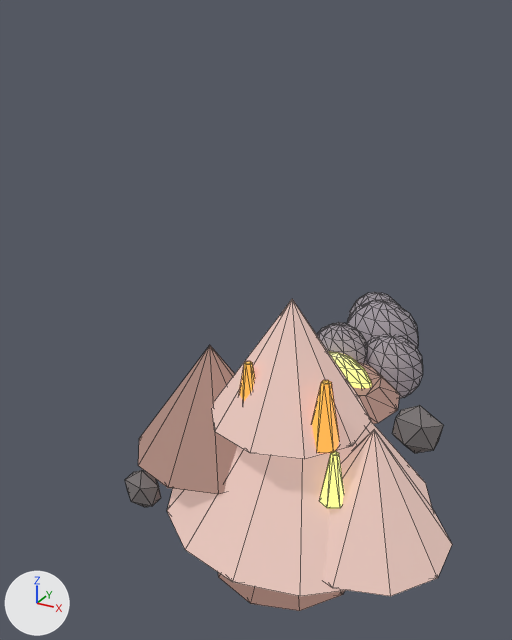
Two versions of the glTF model assets/procedural/pretty/volcano.glb, one commit apart.
Rendered twice from a 50 mm lens placed at (3.46, -6.41, 5.22), pointed at (-0.64, 1.05, 1.49). Lighting does not change. The marker at lower left points along +X, +Y and +Z. The picture after the commit comes second. Mesh edges are drawn as thin lines. Where no turn or scale is listed for an object, it has been applied to the vertices. Vertices at exactly the same position are counted once.

In view in the first picture: 'ash1', 'ash2', 'body_back', 'body_front', 'body_l', 'body_main', 'body_r', 'crater_rim', 'lava_pit', 'smoke1', 'smoke2', 'smoke3', 'smoke4', 'stream1', 'stream3', 'stream4'.
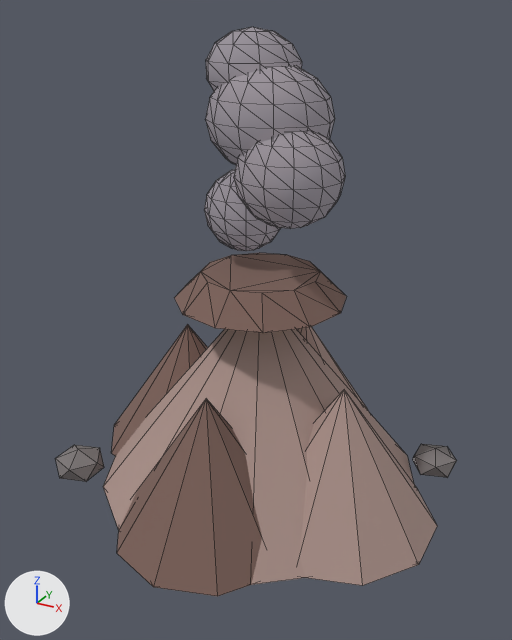
Where the newer file only moved an object's origin or applied its transform, the numbers keep the older frame.

Pixel boxes (x1, y1, x2, y2) of what changed, in the pictures (512 x 640 px):
'body_main', recoloured, surface changed, moved
    before: (167, 422, 432, 596)
    after: (103, 329, 414, 585)
'body_back', recoloured, surface changed, moved
    before: (218, 573, 345, 611)
    after: (117, 399, 262, 596)
'body_r', recoloured, surface changed, moved
    before: (324, 430, 452, 596)
    after: (300, 390, 437, 586)
'body_front', recoloured, surface changed, moved
    before: (212, 299, 371, 459)
    after: (297, 327, 369, 412)
'body_l', recoloured, surface changed, moved
    before: (138, 346, 238, 494)
    after: (112, 324, 208, 456)
'crater_rim', recoloured, surface changed, moved
    before: (353, 362, 399, 424)
    after: (175, 253, 347, 333)
'smoke2', moved, rescaled
    before: (364, 335, 423, 399)
    after: (234, 131, 345, 229)
'smoke3', moved, rescaled
    before: (347, 300, 418, 348)
    after: (206, 65, 335, 165)
'smoke1', moved
    before: (317, 322, 367, 363)
    after: (204, 169, 281, 251)
'smoke4', moved, rescaled
    before: (349, 292, 400, 316)
    after: (206, 27, 302, 91)
'ash1', moved, rescaled (17% narrower, 29% shorter)
    before: (392, 405, 444, 453)
    after: (413, 444, 456, 478)
'ash2', moved, rescaled (35% wider)
    before: (125, 470, 161, 507)
    after: (55, 445, 104, 482)
'stream1', recoloured, surface changed
    both: (312, 380, 339, 453)
'stream3', recoloured, surface changed
    both: (320, 451, 344, 508)
'lava_pit', recoloured, surface changed, moved, rescaled (not visible afterwards)
    before: (329, 352, 372, 388)
'stream4', recoloured, surface changed
    both: (239, 361, 255, 402)

What the commit changed:
In material 'vol_rock' (mat_vol_rock), emission_color is no longer (0.4, 0.28, 0.25), beige #aa9089.
In material 'vol_rock' (mat_vol_rock), emission_strength is no longer 1.0.
In material 'vol_rock_dark' (mat_vol_rock_dark), emission_color is no longer (0.2, 0.12, 0.1), brown #7c6159.
In material 'vol_rock_dark' (mat_vol_rock_dark), emission_strength is no longer 1.0.
In material 'vol_lava' (mat_vol_lava), emission_color is no longer (1.0, 0.3, 0.05), orange #ff953f.
In material 'vol_lava' (mat_vol_lava), emission_strength is no longer 1.0.
In material 'vol_lava_hot' (mat_vol_lava_hot), emission_color is no longer (1.0, 0.85, 0.2), yellow #ffed7c.
In material 'vol_lava_hot' (mat_vol_lava_hot), emission_strength is no longer 1.0.
me_球体_001 is used by ob_lava_pit; location (0.0, 2.4, 0.0).
me_球体_001 had 100 vertices, 196 faces and spanned x -0.565..0.565, y -0.18..0.18, z -0.58..0.58.
me_球体_001 now has 100 vertices, 196 faces and spans x -0.565..0.565, y -2.98..-1.82, z 2.22..2.58.
me_球体_001 part 1: the whole mesh is scaled about its middle by (1, 3.22, 0.31), then moved by (0.0, -2.4, 2.4).
me_球体_003 is used by ob_smoke2; location (0.4, 3.7, -0.15).
me_球体_003 had 86 vertices, 168 faces and spanned x -0.55..0.55, y -0.5..0.5, z -0.55..0.55.
me_球体_003 now has 86 vertices, 168 faces and spans x -0.55..0.55, y -4.4..-3.3, z 3.35..4.35.
me_球体_003 part 2: the whole mesh is scaled about its middle by (1, 1.1, 0.909), then moved by (0.0, -3.85, 3.85).
me_球体_004 is used by ob_smoke3; location (0.05, 4.2, 0.1).
me_球体_004 had 86 vertices, 168 faces and spanned x -0.65..0.65, y -0.55..0.55, z -0.65..0.65.
me_球体_004 now has 86 vertices, 168 faces and spans x -0.65..0.65, y -4.75..-3.45, z 3.55..4.65.
me_球体_004 part 3: the whole mesh is scaled about its middle by (1, 1.18, 0.846), then moved by (0.0, -4.1, 4.1).
me_球体_005 is used by ob_smoke4; location (-0.2, 4.65, 0.2).
me_球体_005 had 62 vertices, 120 faces and spanned x -0.464..0.464, y -0.39..0.39, z -0.5..0.5.
me_球体_005 now has 62 vertices, 120 faces and spans x -0.464..0.464, y -4.937..-3.963, z 4.05..4.85.
me_球体_005 part 4: the whole mesh is scaled about its middle by (1, 1.25, 0.8), then moved by (0.0, -4.45, 4.45).
Object 'body_main' (ob_body_main) moves from (0.0, 1.2, 0.0) to (0.0, 0.0, 1.2).
Object 'body_l' (ob_body_l) moves from (-1.2, 0.8, 0.3) to (-1.2, 0.3, 0.8).
Object 'body_r' (ob_body_r) moves from (1.15, 0.8, -0.3) to (1.15, -0.3, 0.8).
Object 'body_back' (ob_body_back) moves from (0.0, 0.8, -1.15) to (0.0, -1.15, 0.8).
Object 'body_front' (ob_body_front) moves from (0.0, 0.8, 1.2) to (0.0, 1.2, 0.8).
Object 'crater_rim' (ob_crater_rim) moves from (0.0, 2.45, 0.0) to (0.0, 0.0, 2.45).
Object 'smoke1' (ob_smoke1) moves from (-0.3, 3.2, 0.2) to (-0.3, 0.2, 3.2).
Object 'ash1' (ob_ash1) moves from (1.85, 0.1, 1.1) to (1.85, 1.1, 0.1).
Object 'ash1' (ob_ash1) is rescaled from (0.3, 0.18, 0.3) to (0.3, 0.3, 0.18).
Object 'ash2' (ob_ash2) moves from (-1.95, 0.1, -1.05) to (-1.95, -1.05, 0.1).
Object 'ash2' (ob_ash2) is rescaled from (0.32, 0.2, 0.32) to (0.32, 0.32, 0.2).
